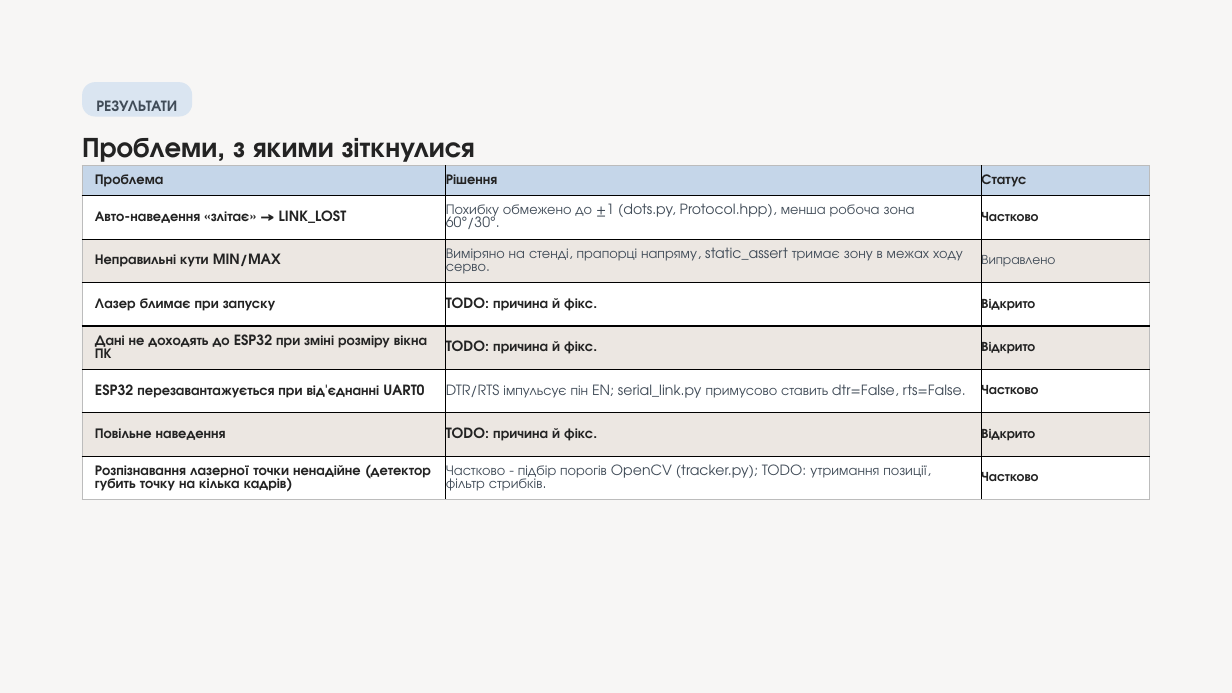
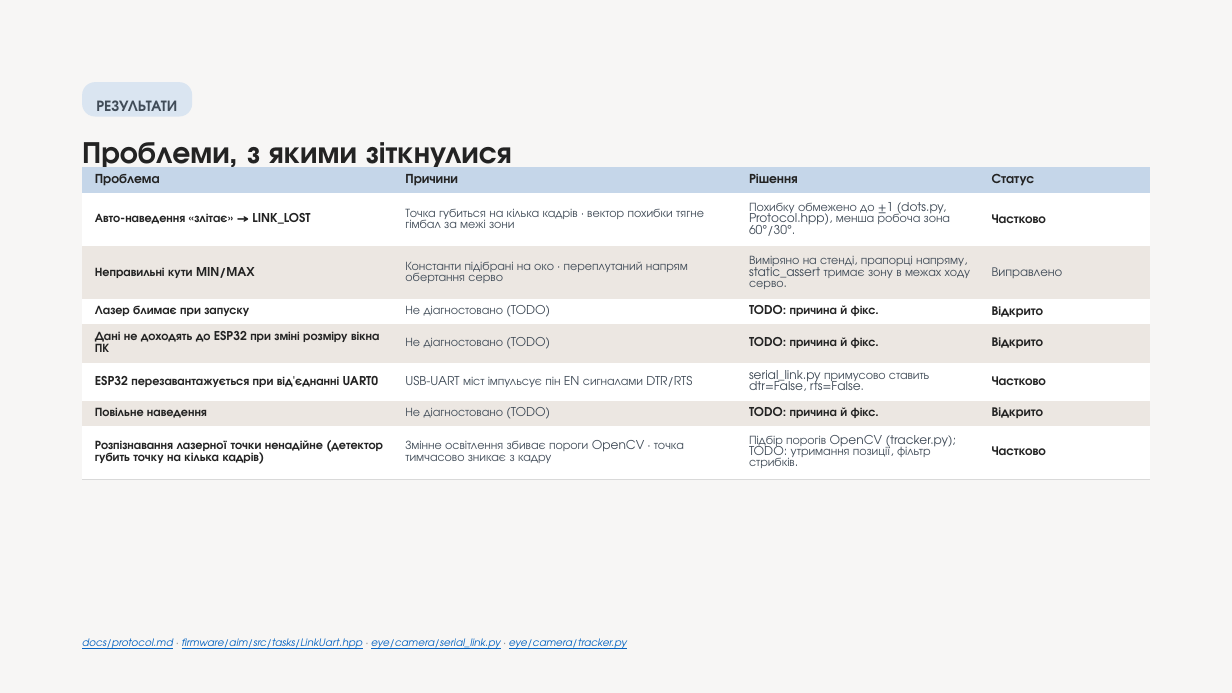
Before and after one commit to melnikvitaly/workshops, a slide deck: slide 9 of workshop-7-final_project/docs/assestment/presentation/Laser Gimbal with Camera Tracking on ESP32-S3.pptx. Drawn at 1232x693 pixels with LibreOffice and Linux fonts; fonts in the diff are those of the drawing. Boxes give left, top, right and bottom in pixels: in the first picture for what was removed or moved away, otherwise in the second. Text is boxed around its words. In the diff, an @@ line names an element or a change of style, - is before the commit and + after.

```diff
--- a/workshop-7-final_project/docs/assestment/presentation/Laser Gimbal with Camera Tracking on ESP32-S3.pptx
+++ b/workshop-7-final_project/docs/assestment/presentation/Laser Gimbal with Camera Tracking on ESP32-S3.pptx
@@ text "Проблеми, з якими зіткнулися" at bbox=[82, 142, 512, 171]: size 22 to 24 pt @@
@@ table at bbox=[82, 166, 1150, 477] @@
-column 2: Рішення | Похибку обмежено до ±1 (dots.py, Protocol.hpp), менша робоча зона 60°/30°. | Виміряно на стенді, прапорці напряму, static_assert тримає зону в межах ходу серво. | TODO: причина й фікс. | TODO: причина й фікс. | DTR/RTS імпульсує пін EN; serial_link.py примусово ставить dtr=False, rts=False. | TODO: причина й фікс. | Частково - підбір порогів OpenCV (tracker.py); TODO: утримання позиції, фільтр стрибків.
+column 2: Причини | Точка губиться на кілька кадрів · вектор похибки тягне гімбал за межі зони | Константи підібрані на око · переплутаний напрям обертання серво | Не діагностовано (TODO) | Не діагностовано (TODO) | USB-UART міст імпульсує пін EN сигналами DTR/RTS | Не діагностовано (TODO) | Змінне освітлення збиває пороги OpenCV · точка тимчасово зникає з кадру
+column 3: Рішення | Похибку обмежено до ±1 (dots.py, Protocol.hpp), менша робоча зона 60°/30°. | Виміряно на стенді, прапорці напряму, static_assert тримає зону в межах ходу серво. | TODO: причина й фікс. | TODO: причина й фікс. | serial_link.py примусово ставить dtr=False, rts=False. | TODO: причина й фікс. | Підбір порогів OpenCV (tracker.py); TODO: утримання позиції, фільтр стрибків.
@@ text added at bbox=[82, 638, 627, 649], 8 pt, text #0563C1, italic, underline @@
+docs/protocol.md · firmware/aim/src/tasks/LinkUart.hpp · eye/camera/serial_link.py · eye/camera/tracker.py
```
Also in this commit, not shown: 12 other slides changed, 22 other files.
